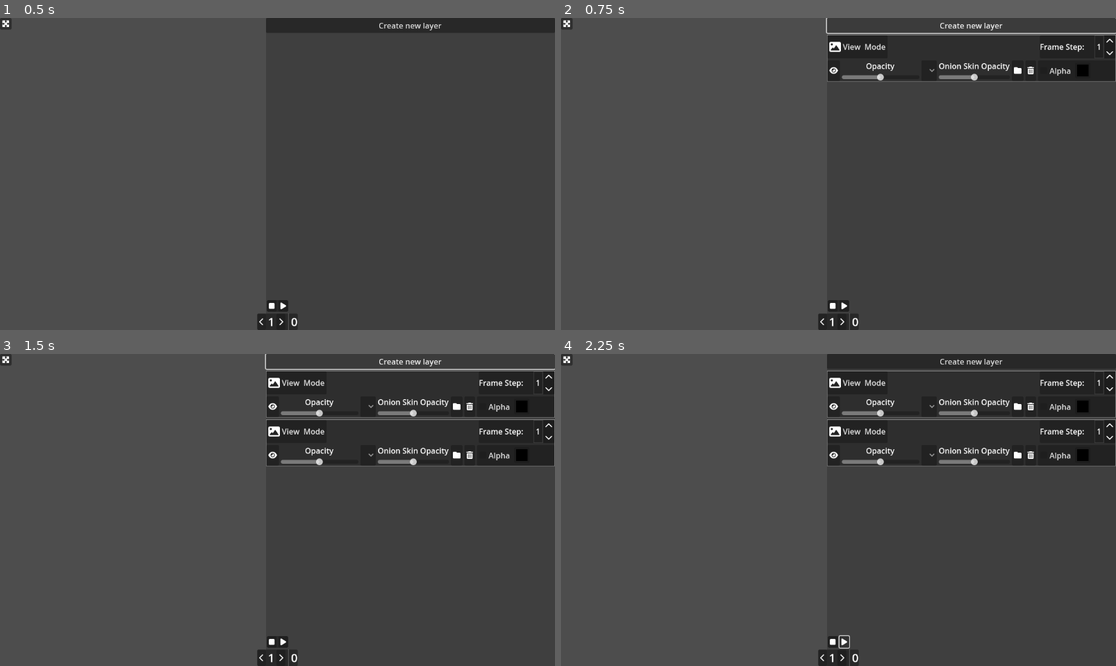
Above: before the commit, frames 1-4 (two rows, left to right).
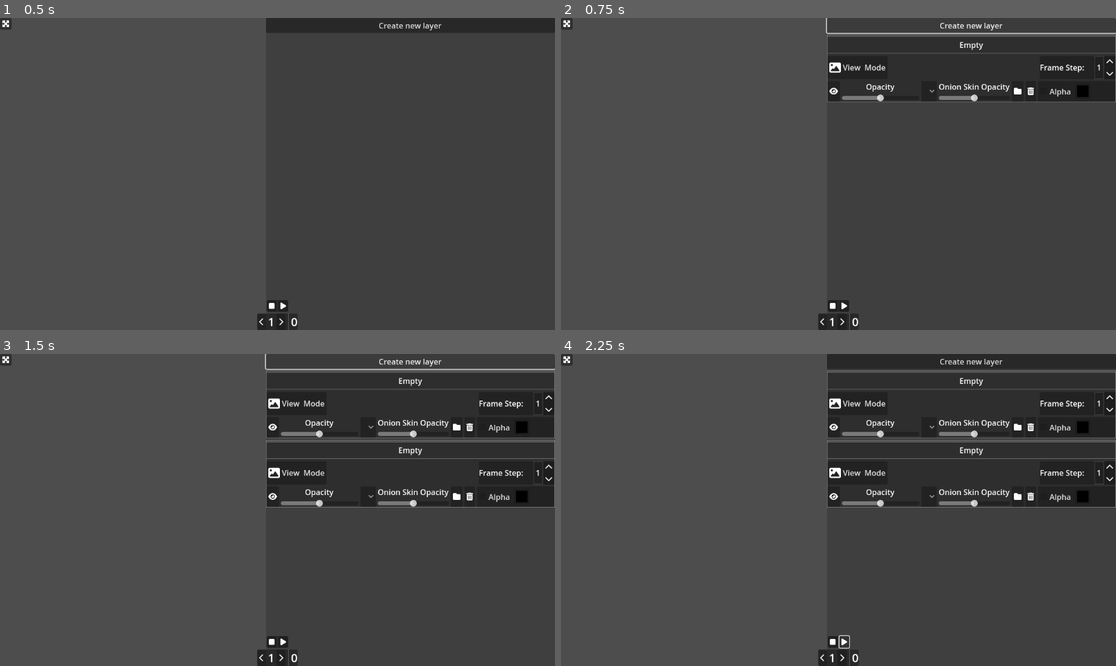
Above: after the commit, the same moments.

Repository: NectoT/GodotLayeredSlideshows
Game: Godot game, scene res://scenes/App.tscn
Same seed, same stepped clock (60 frames per second), same inputs: the game is played once before the commit and once after it.
Inputs (mouse positions are in pixels of both pictures, inside the frame that each line leads up to):
- Up to frame 1 (0.5 s): no input
- Up to frame 2 (0.75 s): click "Create new layer" at 0.5 s
- Up to frame 3 (1.5 s): click "Create new layer" at 1.25 s
- Up to frame 4 (2.25 s): click (844, 641) at 2 s

Frame 1 is identical in both runs. In frame 2, 3.4% of the frame differs, in the area x 47-100%, y 5-27%; in frame 3, 7.3%, in the area x 47-100%, y 5-50%; in frame 4, 7.3%.

Commit message:
Имя слоя на основе имени директории

Diff:
--- a/scenes/LayerConfig.tscn
+++ b/scenes/LayerConfig.tscn
@@ -22,7 +22,7 @@
 border_width_bottom = 1
 border_color = Color(0.541176, 0.541176, 0.541176, 1)
 
-[node name="LayerConfig" type="PanelContainer" node_paths=PackedStringArray("file_dialog", "visibility_button", "opacity_slider", "onion_skin_selector", "onion_skin_opacity_slider")]
+[node name="LayerConfig" type="PanelContainer" node_paths=PackedStringArray("file_dialog", "visibility_button", "opacity_slider", "onion_skin_selector", "onion_skin_opacity_slider", "directory_name_label")]
 custom_minimum_size = Vector2(0, 50)
 offset_right = 423.0
 offset_bottom = 50.0
@@ -33,8 +33,20 @@
 opacity_slider = NodePath("VBoxContainer/LowerSettings/OpacityContainer/OpacitySlider")
 onion_skin_selector = NodePath("VBoxContainer/LowerSettings/OnionSkinOption")
 onion_skin_opacity_slider = NodePath("VBoxContainer/LowerSettings/OnionOpacityContainer/OnionOpacitySlider")
+directory_name_label = NodePath("VBoxContainer/DirectoryName")
 
 [node name="VBoxContainer" type="VBoxContainer" parent="."]
+layout_mode = 2
+
+[node name="HSeparator2" type="HSeparator" parent="VBoxContainer"]
+layout_mode = 2
+
+[node name="DirectoryName" type="Label" parent="VBoxContainer"]
+layout_mode = 2
+text = "Empty"
+horizontal_alignment = 1
+
+[node name="HSeparator" type="HSeparator" parent="VBoxContainer"]
 layout_mode = 2
 
 [node name="HBoxContainer" type="HBoxContainer" parent="VBoxContainer"]
--- a/ui/layer_settings.gd
+++ b/ui/layer_settings.gd
@@ -14,6 +14,8 @@
 @export var opacity_slider: HSlider
 @export var onion_skin_selector: OptionButton
 @export var onion_skin_opacity_slider: HSlider
+
+@export var directory_name_label: Label
 
 var layer: Layer:
 	set(value):
@@ -54,6 +56,7 @@
 
 func _on_directory_selected(dir: String):
 	layer.dir_path = dir
+	directory_name_label.text = dir.split('\\')[-1]
 
 
 func _on_onion_option_selected(option_id: int):
